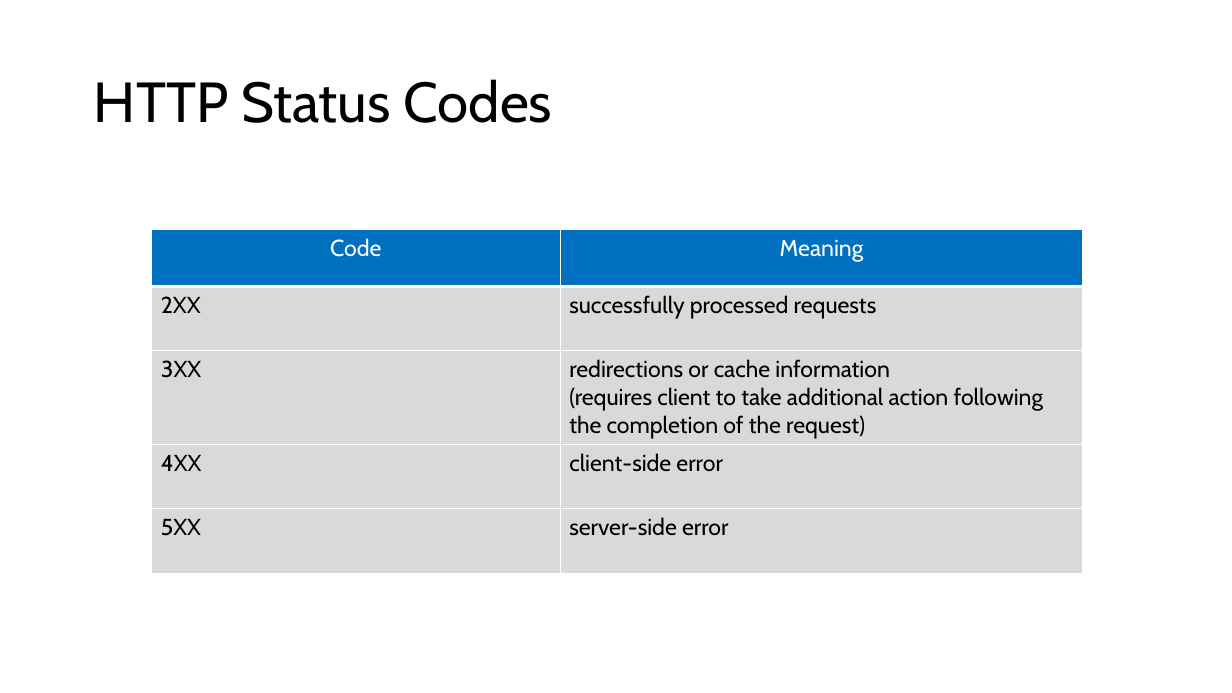
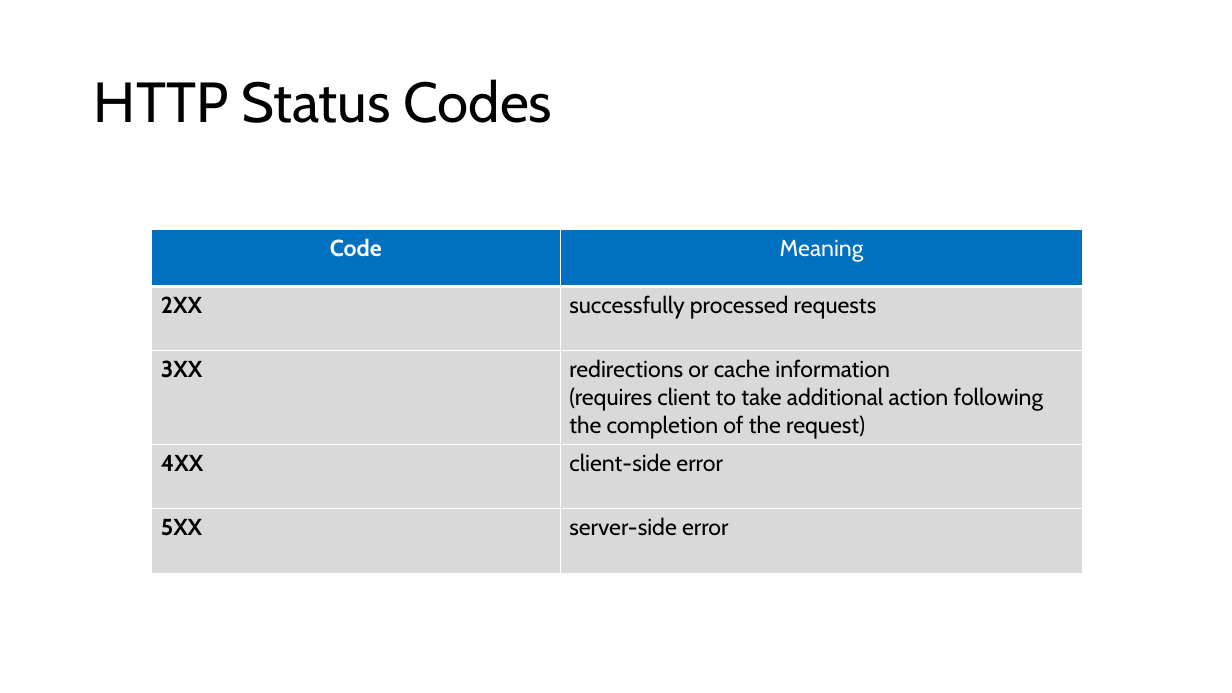
Before and after one commit to microsoft/AcademicContent, a slide deck: slide 28 of Complimentary Course Content/Module2/Lessons/Module2_Lesson4 Building REST Services with Express.pptx. Drawn at 1232x693 pixels with LibreOffice and Linux fonts; fonts in the diff are those of the drawing. Boxes give left, top, right and bottom in pixels: in the first picture for what was removed or moved away, otherwise in the second. Text is boxed around its words. In the diff, an @@ line names an element or a change of style, - is before the commit and + after.

```diff
--- a/Complimentary Course Content/Module2/Lessons/Module2_Lesson4 Building REST Services with Express.pptx
+++ b/Complimentary Course Content/Module2/Lessons/Module2_Lesson4 Building REST Services with Express.pptx
@@ table at box(152, 230, 1083, 572) @@
@@ bold on in "Code", "2XX", "3XX", "4XX" and 1 more places @@
```
Also in this commit, not shown: 4 other slides changed, 6 other files.
